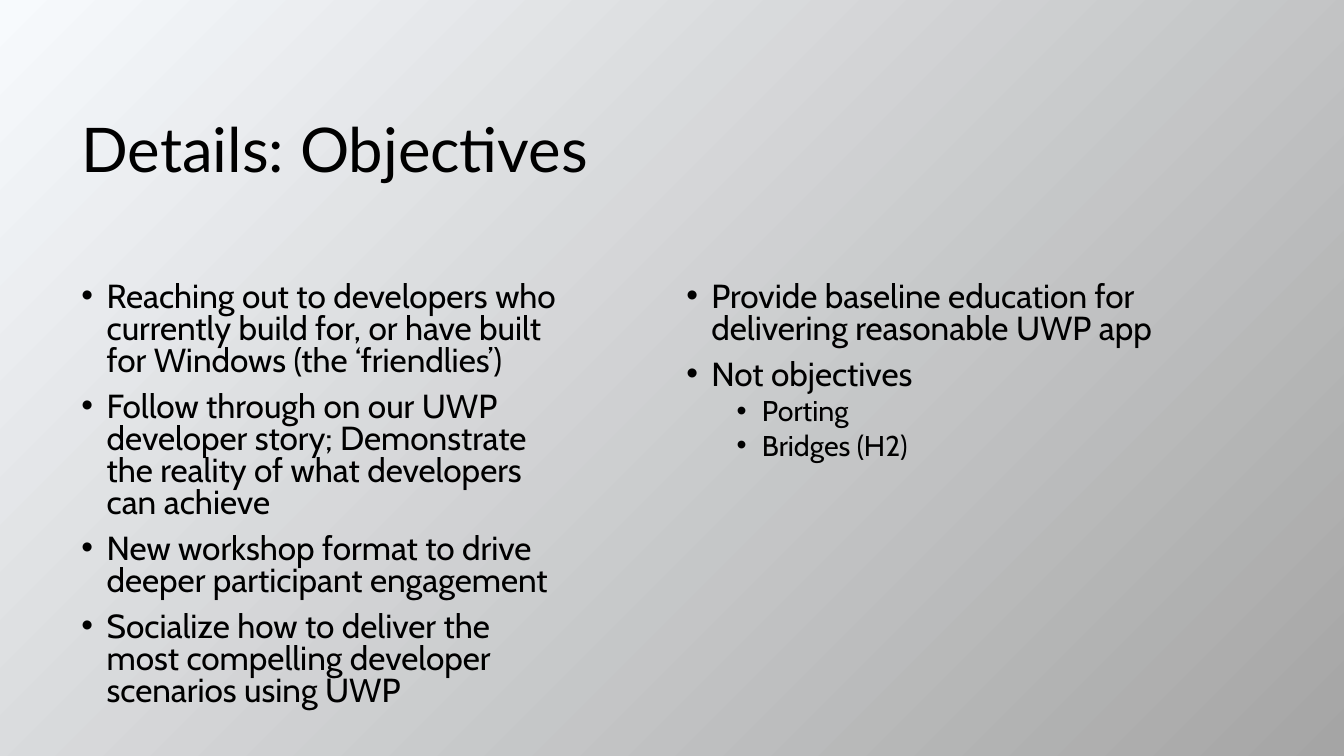
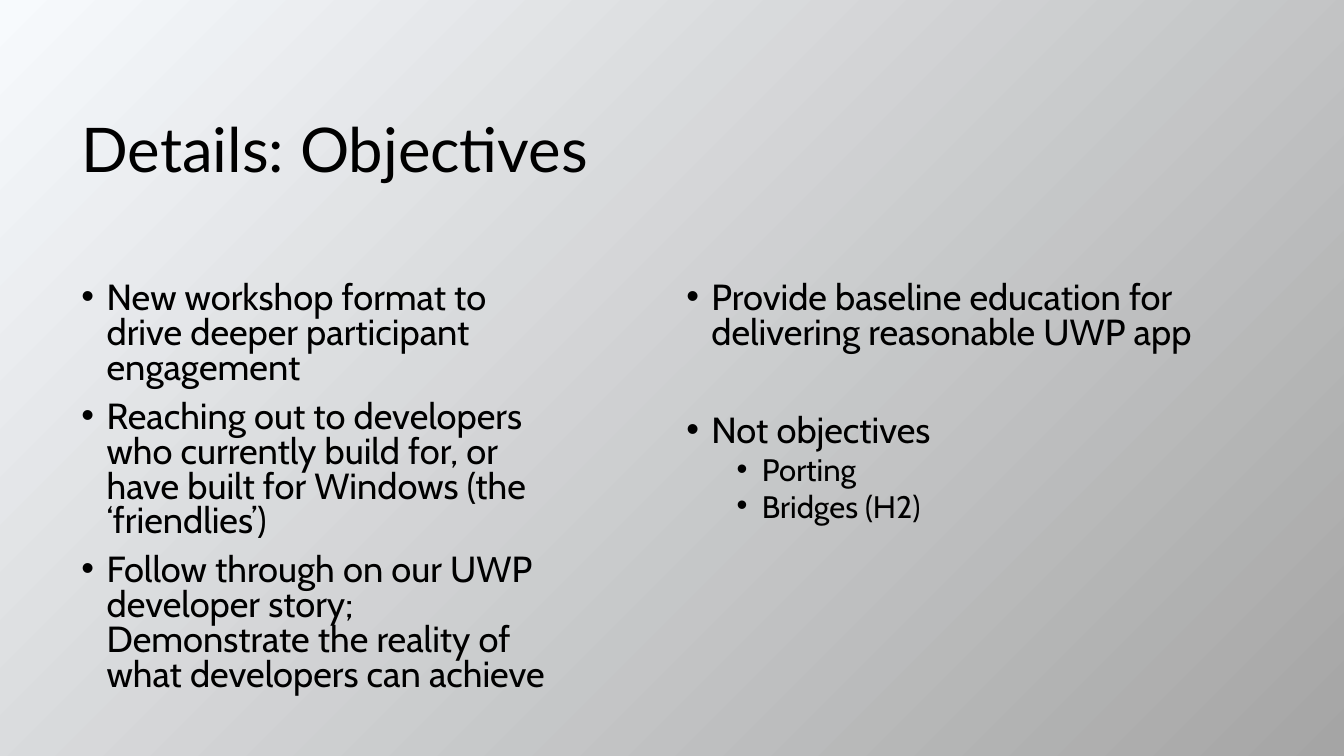
Before and after one commit to evangelism/WinDevWorkshop, a slide deck: slide 3 of 10.08.15.Train the Trainer.pptx. Drawn at 1344x756 pixels with LibreOffice and Linux fonts; fonts in the diff are those of the drawing. Boxes give left, top, right and bottom in pixels: in the first picture for what was removed or moved away, otherwise in the second. Text is boxed around its words. In the diff, an @@ line names an element or a change of style, - is before the commit and + after.

```diff
--- a/10.08.15.Train the Trainer.pptx
+++ b/10.08.15.Train the Trainer.pptx
@@ text at <box>107,282,486,388</box>: paragraph added @@
+• New workshop format to drive deeper participant engagement
@@ text "Provide baseline education for delivering ..." at <box>711,282,1192,525</box>: size 23.8 to 25.9 pt in "Provide baseline education for delivering reasonable UWP ...", "Not objectives"; size 20.4 to 22.2 pt in "Porting", "Bridges (H2)" @@
@@ text at <box>107,401,545,695</box>: size 23.8 to 25.9 pt in "Reaching out to developers who currently build ...", "Follow through on our UWP developer story; ..." @@
@@ text at <box>107,535,548,710</box>: paragraphs removed @@
-• New workshop format to drive deeper participant engagement
-• Socialize how to deliver the most compelling developer scenarios using UWP
```
Also in this commit, not shown: 7 other slides changed, 1 slide added, 1 slide removed.
